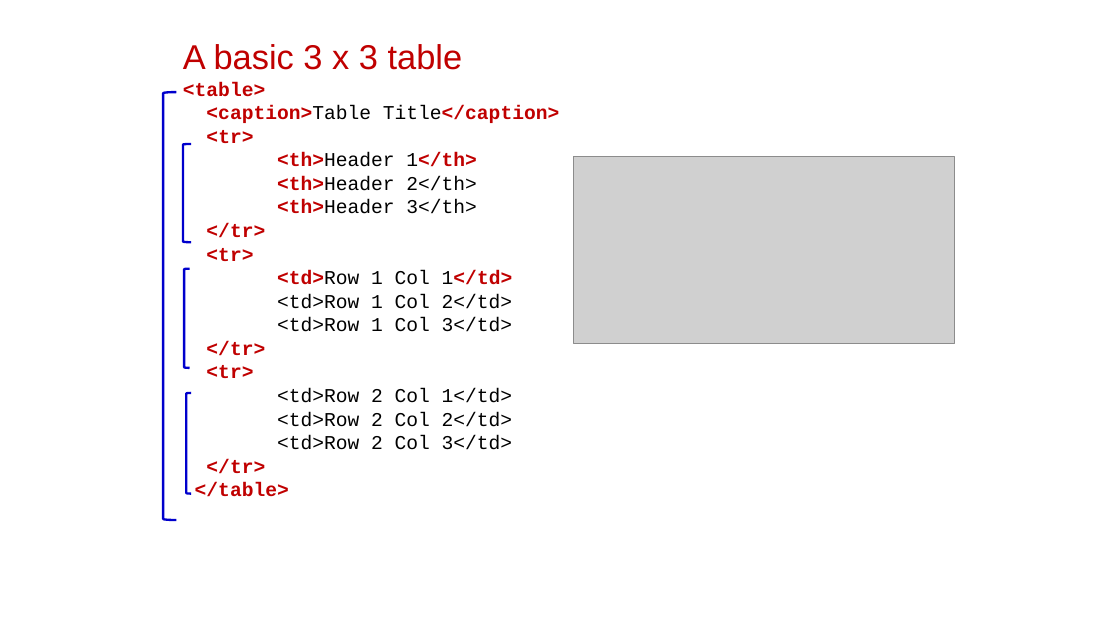
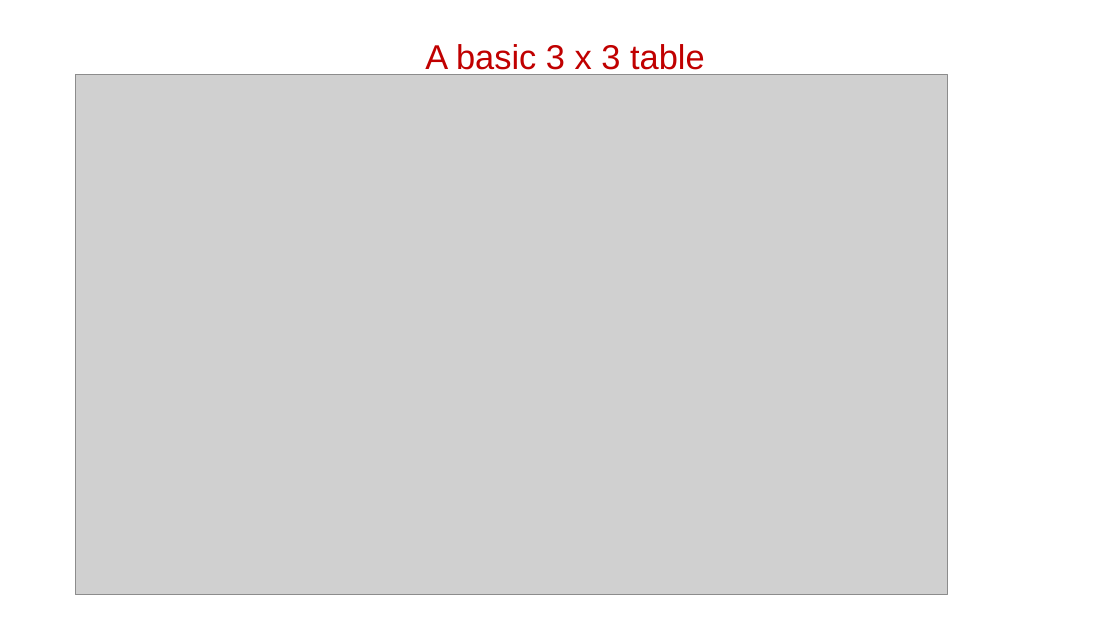
Before and after one commit to joeappleton18/cda400_2017, a slide deck: slide 18 of sessions/week2/slides.pptx. Drawn at 1120x630 pixels with LibreOffice and Linux fonts; fonts in the diff are those of the drawing; grey boxes stand for pictures. Boxes give left, top, right and bottom in pixels: in the first picture for what was removed or moved away, otherwise in the second. Text is boxed around its words. In the diff, an @@ line names an element or a change of style, - is before the commit and + after.

```diff
--- a/sessions/week2/slides.pptx
+++ b/sessions/week2/slides.pptx
@@ text at (425,44,705,75): alignment left to centre @@
@@ picture added at (75,74,948,595) @@
@@ text at (183,82,559,497): text changed; text colour #000000 to #C00000; bold on @@
-<table>
-<caption>Table Title</caption>
-<tr>
-<th>Header 1</th>
-<th>Header 2</th>
-<th>Header 3</th>
-</tr>
-<tr>
-<td>Row 1 Col 1</td>
-<td>Row 1 Col 2</td>
-<td>Row 1 Col 3</td>
-</tr>
-<tr>
-<td>Row 2 Col 1</td>
-<td>Row 2 Col 2</td>
-<td>Row 2 Col 3</td>
-</tr>
-</table>
+<
@@ freeform shape removed at (163,92,176,520) @@
@@ freeform shape removed at (183,144,192,242) @@
@@ picture removed at (574,156,954,344) @@
@@ freeform shape removed at (184,269,189,368) @@
@@ freeform shape removed at (187,393,192,494) @@
```
Also in this commit, not shown: 3 other slides changed, 2 slides added, 8 other files.
